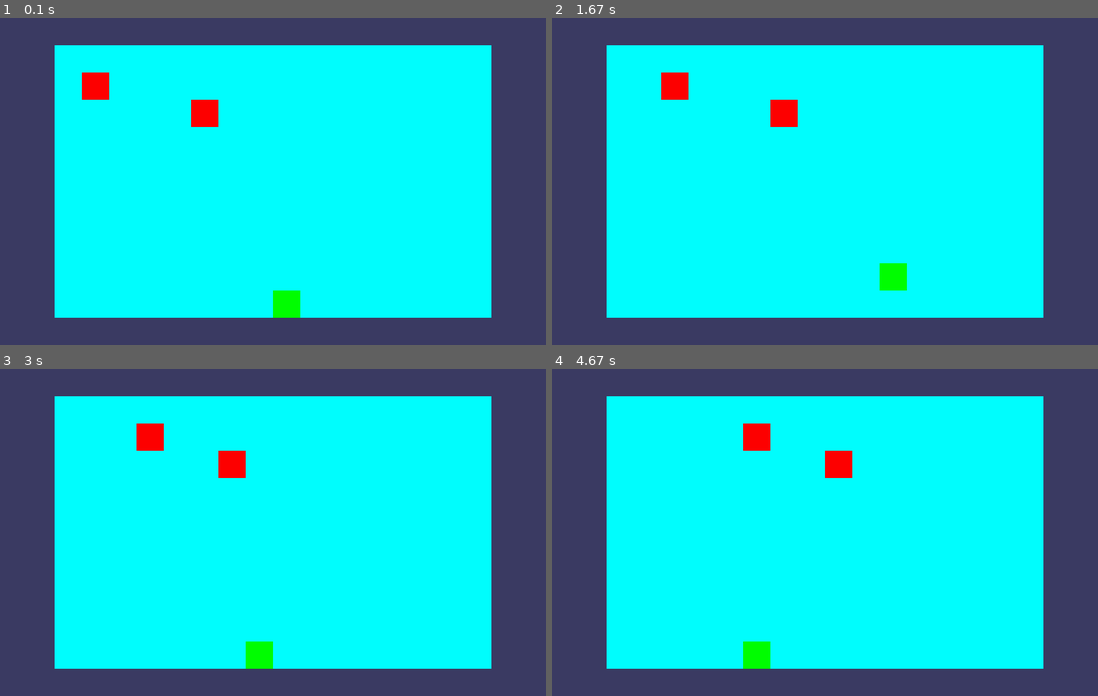
Above: before the commit, frames 1-4 (two rows, left to right).
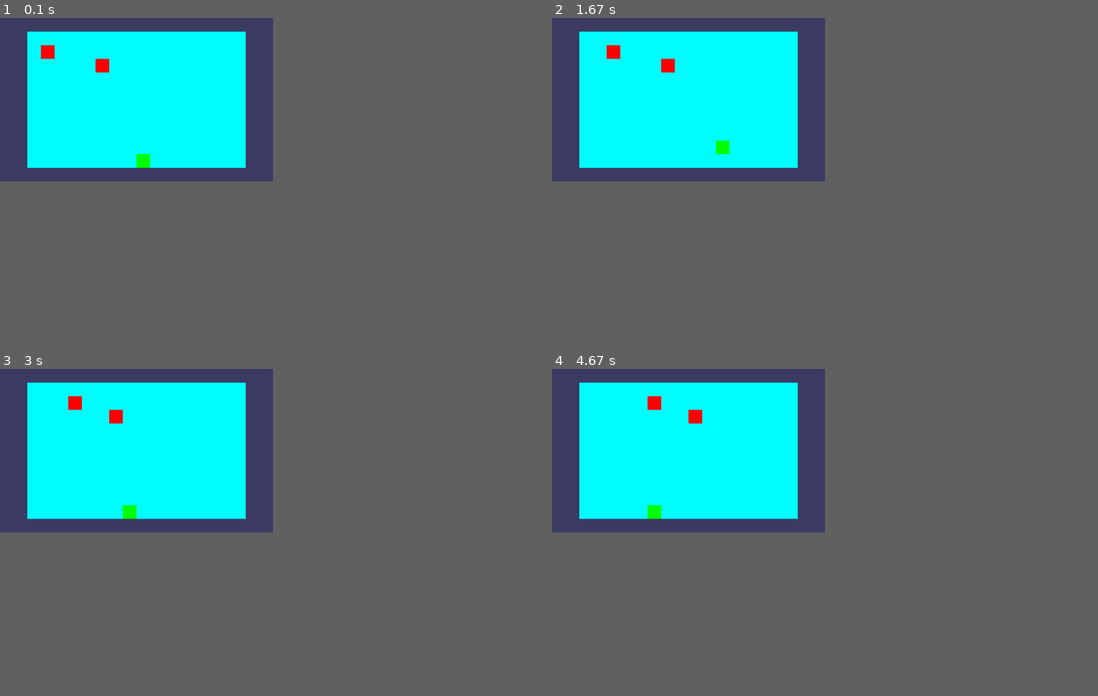
Above: after the commit, the same moments.

Repository: drinkincode/pygame-stream
Game: pygame game, started from main.py
Two runs of this game, one before a commit and one after it. Both use one fixed random seed, a clock stepped at 60 frames per second and the inputs below.
Inputs:
- Up to frame 1 (0.1 s): no input
- Up to frame 2 (1.67 s): hold Right 0.33-0.8 s; hold Up 0.83-1.13 s; hold Right 1.17-1.63 s
- Up to frame 3 (3 s): hold Left 1.67-2.2 s; tap A at 1.82 s; hold Down 2.23-2.53 s; hold Left 2.57-2.97 s
- Up to frame 4 (4.67 s): hold Up 3-3.37 s; tap A at 3.15, 4.62 s; hold Right 3.4-4.03 s; hold Down 4.07-4.43 s; hold Left from 4.47 s (still down)
In our replay, the window is 900x540 before the commit and 450x270 after it. These sizes can differ from the game's own. Grey fills any space a smaller window leaves; there, only what the larger window draws over its background counts as a difference.

The runs differ from the first frame. In frame 1, 34% of the frame differs, in the area x 0-100%, y 0-100%; in frame 2, 34%; in frame 3, 34%; in frame 4, 34%.

Commit message:
fix window and board sizes

Diff:
--- /dev/null
+++ b/board/collisionDetection.py
@@ -0,0 +1,2 @@
+def collisionDectection():
+    return True
--- a/main.py
+++ b/main.py
@@ -5,9 +5,9 @@
 from actors.npcHandler import NpcHandler
 
 FPS = 30
-WINDOWWIDTH = 2000
-WINDOWHEIGHT = 1200
-BOXSIZE = 100
+WINDOWWIDTH = 1000
+WINDOWHEIGHT = 600
+BOXSIZE = 50
 BOARDWIDTH = 16
 BOARDHEIGHT = 10
 
Empty file removed: actors/collisionDetection.py
